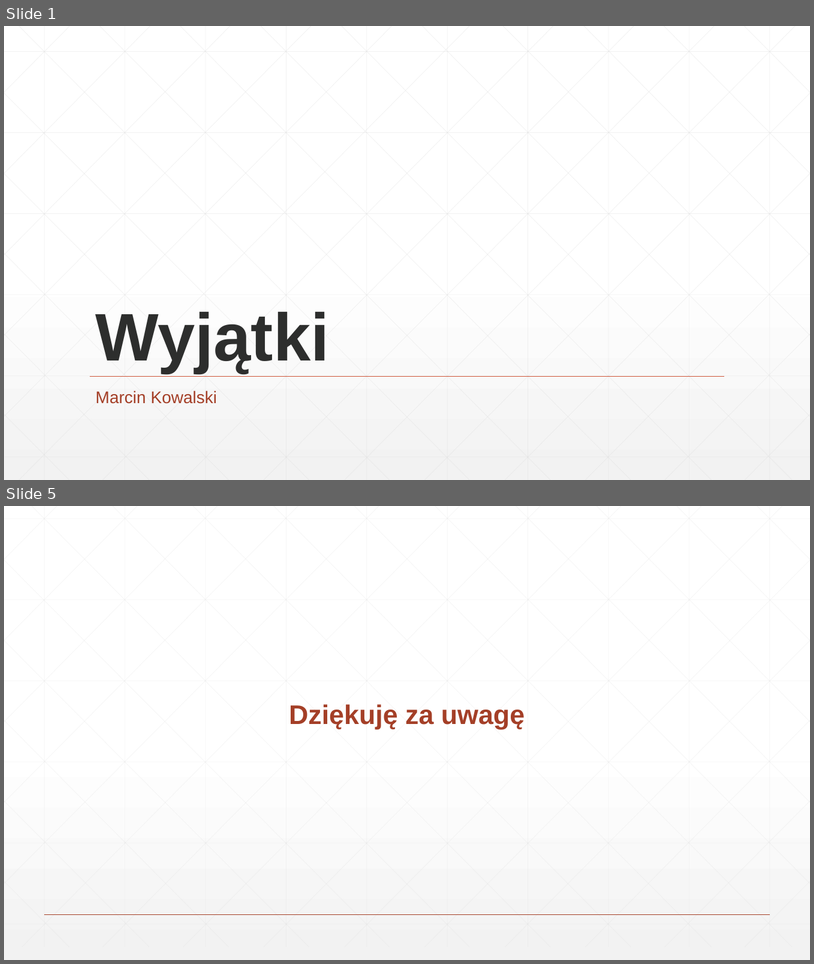
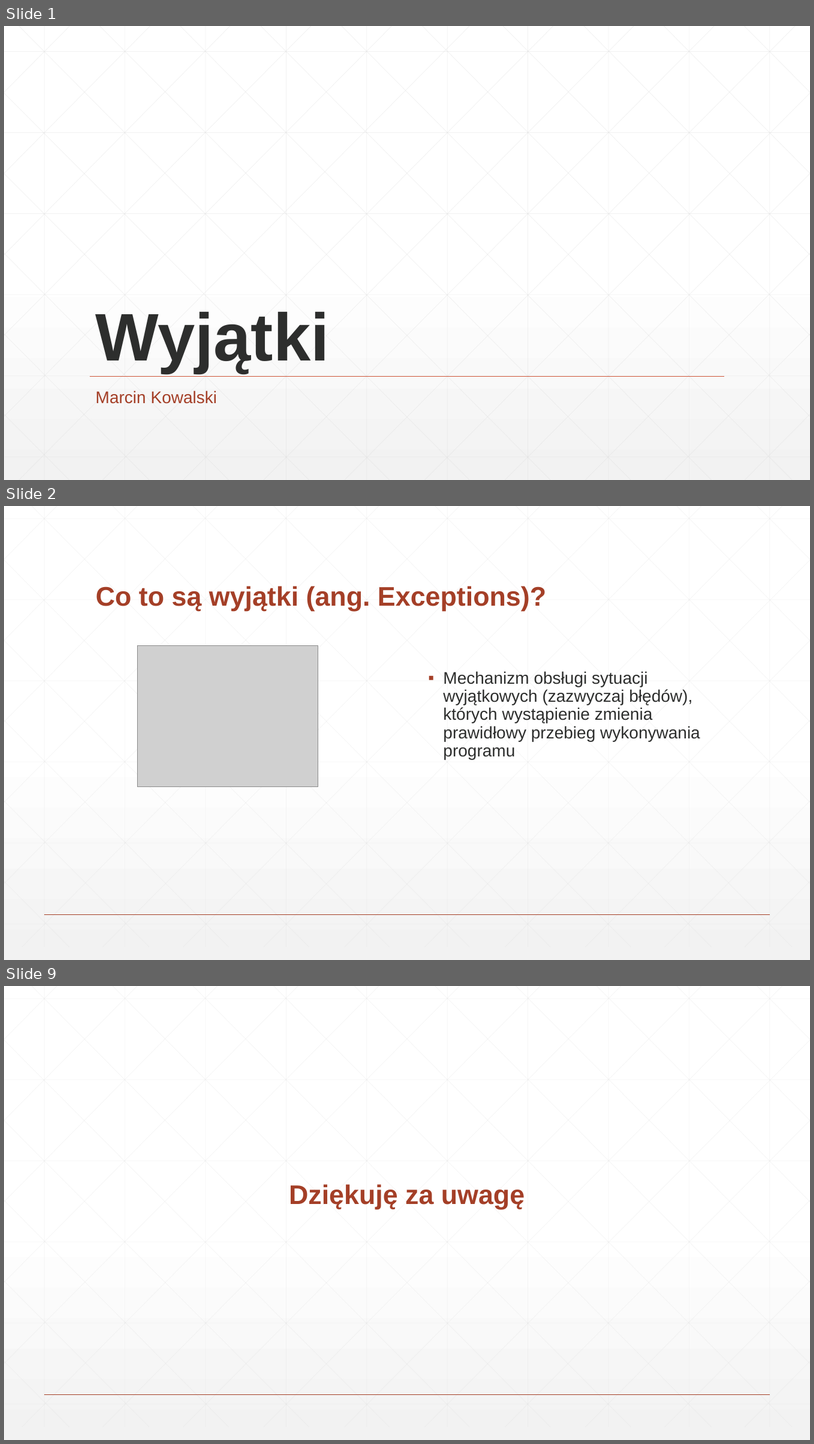
Before and after one commit to markow1997/AdvanceProgrammingTechniques_2223, a slide deck: MarcinKowalski/Wyjątki - prezentacja.pptx. Shown one above the other, each under a label of ours: slides 1 and 5 before the commit, slides 1, 2 and 9 after it; the slides between them are not shown. The pictures are 814x964 and 814x1444 pixels, drawn with LibreOffice and Linux fonts; fonts in the diff are those of the drawing; grey boxes stand for pictures. Boxes give left, top, right and bottom in pixels: in the first picture for what was removed or moved away, otherwise in the second. Text is boxed around its words. In the diff, an @@ line names an element or a change of style, - is before the commit and + after.

Commit message:
Add ready presentation (#300)
* Delete Wyjątki - prezentacja.pptx

* Add presentation - final version

```diff
--- a/MarcinKowalski/Wyjątki - prezentacja.pptx
+++ b/MarcinKowalski/Wyjątki - prezentacja.pptx
@@ slide 2 added at (4, 506, 810, 960), background gradient #FFFFFF to #F2F2F2; not listed: 47 template elements that a slide beside it also shows @@
@@ title added at (96, 586, 546, 611), 32 pt, text #A43F27, bold @@
+Co to są wyjątki (ang. Exceptions)?
@@ picture added at (138, 646, 318, 786) @@
@@ text added at (443, 671, 701, 759), 20 pt, text #2D2E2D @@
+▪ Mechanizm obsługi sytuacji wyjątkowych (zazwyczaj błędów), których wystąpienie zmienia prawidłowy przebieg wykonywania programu
@@ what was slide 5 is now slide 9 @@
```
Also in this commit, not shown: 6 other slides added, 3 slides removed.
